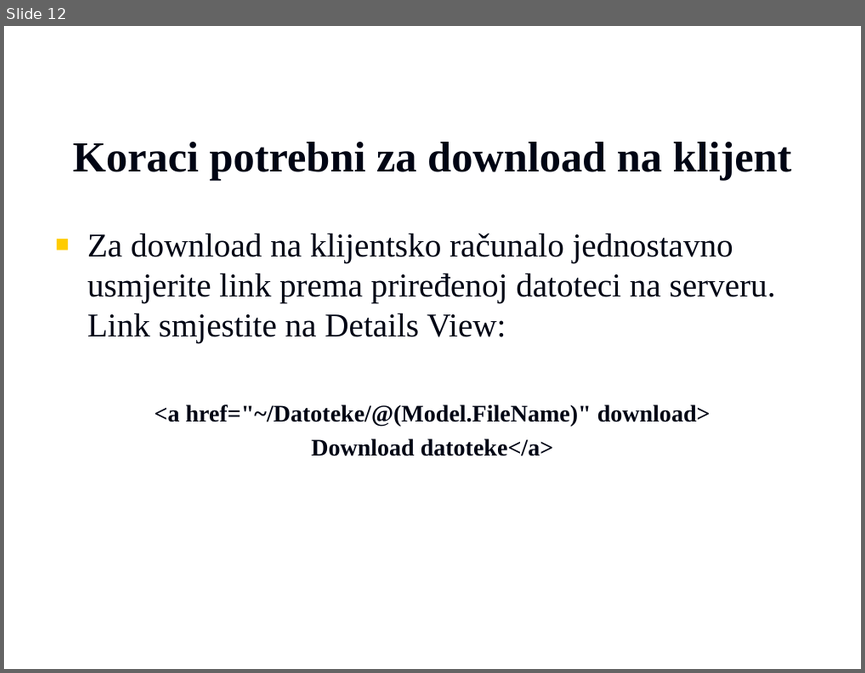
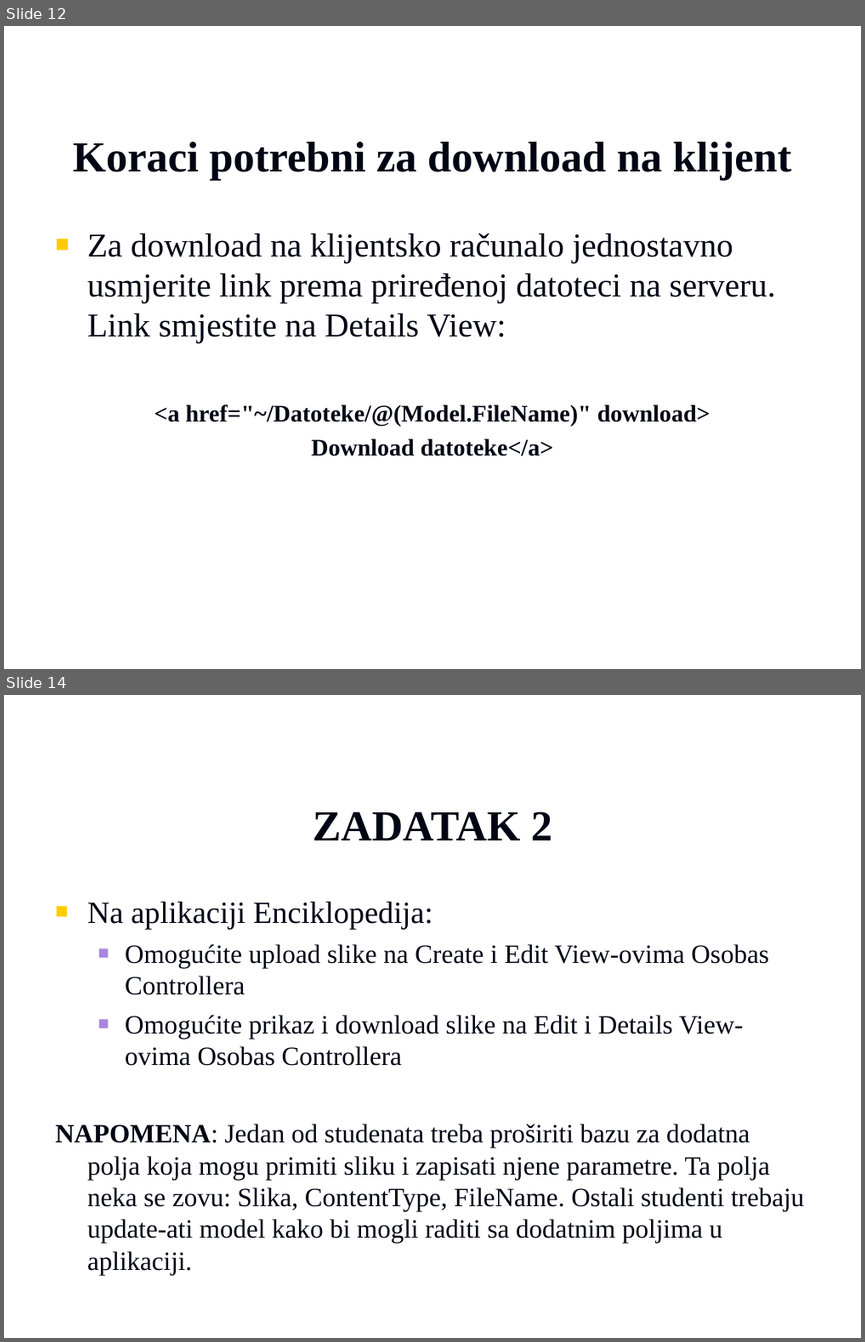
Before and after one commit to vzdesic/PZI, a slide deck: PPTs/MVC dodatak - file upload i download .ppt. Shown one above the other, each under a label of ours: slide 12 before the commit, slides 12 and 14 after it; the slides between them are not shown. The pictures are 865x673 and 865x1342 pixels, drawn with LibreOffice and Linux fonts; fonts in the diff are those of the drawing; background and template pictures are left out. Boxes give left, top, right and bottom in pixels: in the first picture for what was removed or moved away, otherwise in the second. Text is boxed around its words. In the diff, an @@ line names an element or a change of style, - is before the commit and + after.

Commit message:
Ažuriran file upload i download
vzdesic

```diff
--- a/PPTs/MVC dodatak - file upload i download .ppt
+++ b/PPTs/MVC dodatak - file upload i download .ppt
@@ slide 14 added at (4, 695, 861, 1338), background picture (left out) @@
@@ title added at (313, 811, 552, 840), 36 pt, text #000514, bold @@
+ZADATAK 2
@@ text added at (55, 901, 804, 1274), 22.2 pt, text #000514 @@
+■ Na aplikaciji Enciklopedija:
+  ■ Omogućite upload slike na Create i Edit View-ovima Osobas Controllera
+  ■ Omogućite prikaz i download slike na Edit i Details View-ovima Osobas Controllera
+NAPOMENA: Jedan od studenata treba proširiti bazu za dodatna polja koja mogu primiti sliku i zapisati njene parametre. Ta polja neka se zovu: Slika, ContentType, FileName. Ostali studenti trebaju update-ati model kako bi mogli raditi sa dodatnim poljima u aplikaciji.
```
Also in this commit, not shown: 1 other slide added, 2 other files.
